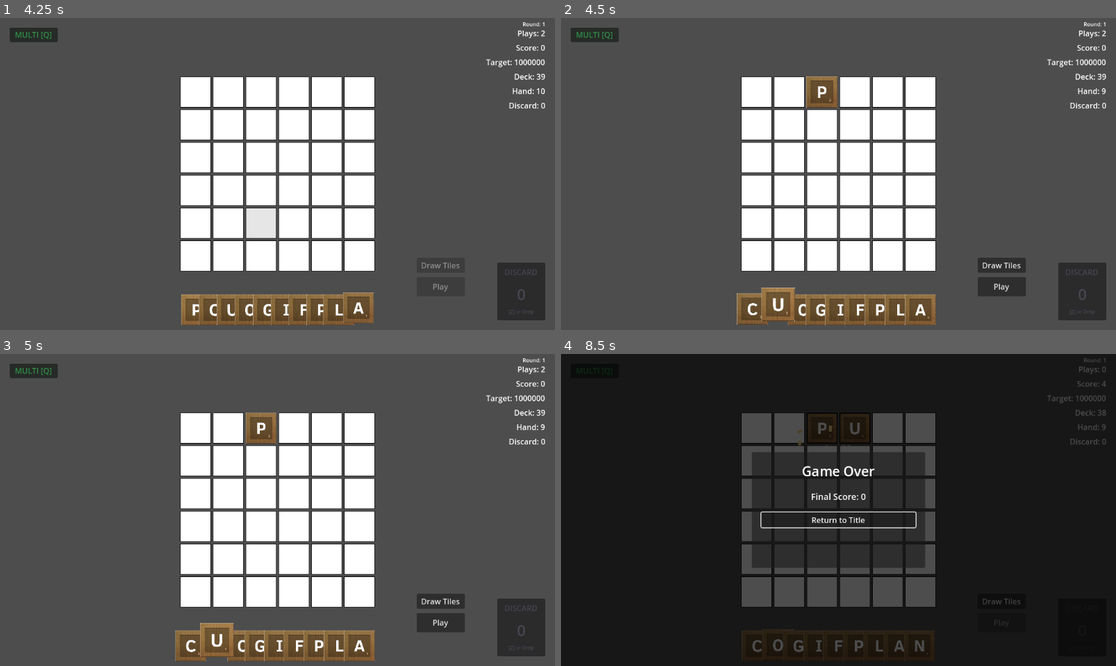
Above: before the commit, frames 1-4 (two rows, left to right).
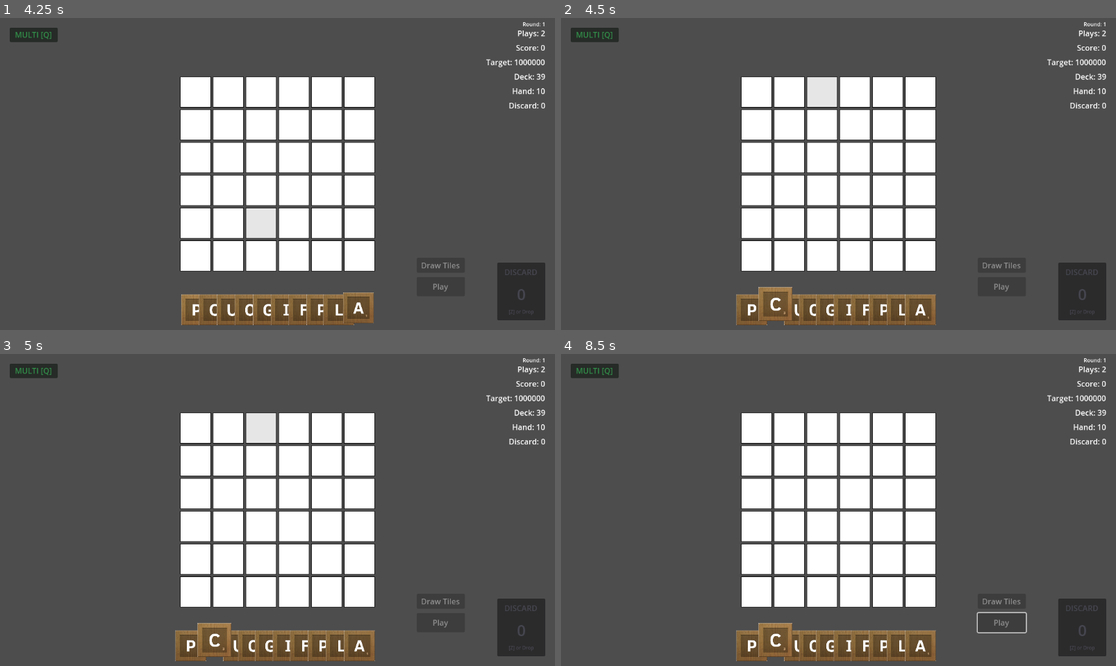
Above: after the commit, the same moments.

Repository: rcmilan/godot-scrabblerabble
Game: Godot game, scene res://scenes/title_screen/TitleScreen.tscn
The game is run twice, just before and just after one commit, with the same random seed, the same clock (stepped at 60 frames per second) and the same inputs.
Inputs (mouse positions are in pixels of both pictures, inside the frame that each line leads up to):
- Up to frame 1 (4.25 s): click "New Game" at 0.5 s; click "New Game" at 1.25 s; click "Start Run" at 2 s; tap Enter (ui_accept) at 2.75, 3.5 s; drag from (194, 92) to (333, 105) at 2.77 s; drag from (227, 92) to (249, 236) at 3.52 s
- Up to frame 2 (4.5 s): tap Space (confirm_action) at 4.25 s; move the mouse to (821, 92) at 4.27 s; hold D (navigate_right) from 4.28 s (still down); tap L (draw_tiles) at 4.35 s; click (821, 92) at 4.42 s
- Up to frame 3 (5 s): keep holding D (navigate_right)
- Up to frame 4 (8.5 s): release D (navigate_right) at 5 s; click (999, 622) at 5 s, where only the run before the commit has a clickable "Play"; click (999, 600) at 5.75 s, where only the run before the commit has a clickable "Draw Tiles"; tap Enter (ui_accept) at 6.5 s; drag from (821, 428) to (672, 463) at 6.52 s; tap Space (confirm_action) at 7.25 s; drag from (855, 428) to (866, 510) at 7.27 s; click (999, 622) at 8 s, where only the run before the commit has a clickable "Play"

Frame 1 is identical in both runs. In frame 2, 1.9% of the frame differs, in the area x 31-99%, y 18-99%; in frame 3, 1.8%; in frame 4, 99%, in the area x 0-100%, y 0-100%.
Error after the commit: Invalid call. Nonexistent function 'cleared_tile' in base 'Nil'. (res://scenes/ui/focus_cursor/focus_cursor.gd:90)

Commit message:
refactor: FocusCursor uses CursorState aggregate and CursorPosition signals
Co-Authored-By: Claude Sonnet 4.6 <noreply@anthropic.com>

Diff:
--- a/scenes/ui/focus_cursor/focus_cursor.gd
+++ b/scenes/ui/focus_cursor/focus_cursor.gd
@@ -9,28 +9,22 @@
 # SIGNALS
 # =============================================================================
 
-## position is int (hand index) for HAND zone, Vector2i (col, row) for BOARD zone.
-signal cursor_confirmed(zone: Zone, position: Variant)
-signal cursor_cancelled(zone: Zone, position: Variant)
-signal cursor_moved(zone: Zone, position: Variant)
-
-# =============================================================================
-# ENUMS
-# =============================================================================
-
-enum Zone { HAND, BOARD }
+signal cursor_confirmed(pos: CursorPosition)
+signal cursor_cancelled(pos: CursorPosition)
+signal cursor_moved(pos: CursorPosition)
+
+# =============================================================================
+# CONSTANTS
+# =============================================================================
+
+## Re-export so external code can still write FocusCursor.Zone if needed.
+const Zone := CursorPosition.Zone
 
 # =============================================================================
 # STATE
 # =============================================================================
 
-## Invariant: _hand_index in [0, hand.get_tile_count()-1] when HAND zone active.
-## Invariant: _board_coords within board bounds when BOARD zone active.
-## Invariant: _held_tile is null when no tile has been confirmed for placement.
-var _zone: Zone = Zone.HAND
-var _hand_index: int = 0
-var _board_coords: Vector2i = Vector2i(0, 0)
-var _held_tile: Tile = null
+var _state: CursorState = null  ## Initialised in activate().
 var _is_active: bool = false
 var _highlighted_hand_tile: Tile = null
 
@@ -66,8 +60,7 @@
 ## Postcondition: cursor becomes visible and processes input.
 func activate() -> void:
 	_is_active = true
-	_hand_index = 0
-	_zone = Zone.HAND
+	_state = CursorState.at_hand(0)
 	set_process_unhandled_input(true)
 	_update_hand_tile_highlight()
 
@@ -81,28 +74,28 @@
 	set_process_unhandled_input(false)
 
 
-## Postcondition: _held_tile set; cursor highlight removed, tile faded to 50% alpha.
+## Postcondition: held_tile set; cursor highlight removed, tile faded to 50% alpha.
 func set_held_tile(tile: Tile) -> void:
 	_clear_hand_tile_highlight()
-	_held_tile = tile
+	_state = _state.with_held_tile(tile)
 	if tile:
 		tile.self_modulate.a = 0.5
 	_update_ghost_display()
 
 
-## Postcondition: _held_tile cleared; tile alpha restored to 1.0.
+## Postcondition: held_tile cleared; tile alpha restored to 1.0.
 func clear_held_tile() -> void:
-	if _held_tile:
-		_held_tile.self_modulate.a = 1.0
-	_held_tile = null
-	_update_ghost_display()
-
-
-## Returns the BoardCell at _board_coords, or null if zone is HAND.
+	if _state and _state.held_tile:
+		_state.held_tile.self_modulate.a = 1.0
+	_state = _state.cleared_tile()
+	_update_ghost_display()
+
+
+## Returns the BoardCell at board_coords, or null if zone is HAND.
 func get_current_cell() -> BoardCell:
-	if _zone != Zone.BOARD or _board == null:
+	if _state == null or not _state.position.is_board() or _board == null:
 		return null
-	return _board.get_cell(_board_coords.y, _board_coords.x)
+	return _board.get_cell(_state.position.board_coords.y, _state.position.board_coords.x)
 
 # =============================================================================
 # VISUAL UPDATE
@@ -115,25 +108,28 @@
 
 
 func _update_cursor_rect() -> void:
-	if _zone == Zone.HAND:
+	if _state.position.is_hand():
 		_cursor_rect.hide()
 		_update_hand_tile_highlight()
 		return
 	# BOARD zone: use cursor rect, ensure hand tile is not highlighted
 	if _highlighted_hand_tile:
 		_clear_hand_tile_highlight()
-	var cell := _board.get_cell(_board_coords.y, _board_coords.x)
+	var cell := _board.get_cell(
+		_state.position.board_coords.y,
+		_state.position.board_coords.x
+	)
 	if cell == null:
 		_cursor_rect.hide()
 		return
 	_cursor_rect.show()
 	_cursor_rect.position = cell.get_global_rect().position - global_position
-	_cursor_rect.size = cell.get_global_rect().size
+	_cursor_rect.size     = cell.get_global_rect().size
 	_update_cursor_tint()
 
 
 func _update_hand_tile_highlight() -> void:
-	var new_tile: Tile = _hand.get_tile_at(_hand_index) if _hand != null else null
+	var new_tile: Tile = _hand.get_tile_at(_state.position.hand_index) if _hand != null else null
 	if new_tile == _highlighted_hand_tile:
 		return
 	if _highlighted_hand_tile and is_instance_valid(_highlighted_hand_tile):
@@ -153,8 +149,11 @@
 
 
 func _update_cursor_tint() -> void:
-	if _zone == Zone.BOARD and _held_tile != null:
-		var cell := _board.get_cell(_board_coords.y, _board_coords.x)
+	if _state.position.is_board() and _state.held_tile != null:
+		var cell := _board.get_cell(
+			_state.position.board_coords.y,
+			_state.position.board_coords.x
+		)
 		if cell and cell.is_occupied():
 			_cursor_rect.modulate = Color(1.0, 0.3, 0.3)
 			return
@@ -162,8 +161,8 @@
 
 
 func _update_ghost_display() -> void:
-	if _held_tile != null and _zone == Zone.BOARD:
-		_ghost_label.text = _held_tile.letter
+	if _state.held_tile != null and _state.position.is_board():
+		_ghost_label.text = _state.held_tile.letter
 		_ghost_label.show()
 	else:
 		_ghost_label.hide()
@@ -194,7 +193,7 @@
 		_cancel()
 		get_viewport().set_input_as_handled()
 	elif event.is_action_pressed(KeyAction.SWITCH_ZONE):
-		if _zone == Zone.HAND:
+		if _state.position.is_hand():
 			_switch_to_board_zone()
 		else:
 			_switch_to_hand_zone()
@@ -202,9 +201,10 @@
 
 
 func _navigate(direction: Vector2i) -> void:
-	match _zone:
-		Zone.HAND:  _navigate_hand(direction)
-		Zone.BOARD: _navigate_board(direction)
+	if _state.position.is_hand():
+		_navigate_hand(direction)
+	else:
+		_navigate_board(direction)
 
 
 func _navigate_hand(direction: Vector2i) -> void:
@@ -213,67 +213,61 @@
 		return
 	match direction:
 		Vector2i.LEFT:
-			_hand_index = (_hand_index - 1 + count) % count
-			cursor_moved.emit(Zone.HAND, _hand_index)
+			_state = _state.with_hand_index((_state.position.hand_index - 1 + count) % count)
+			cursor_moved.emit(_state.position)
 		Vector2i.RIGHT:
-			_hand_index = (_hand_index + 1) % count
-			cursor_moved.emit(Zone.HAND, _hand_index)
+			_state = _state.with_hand_index((_state.position.hand_index + 1) % count)
+			cursor_moved.emit(_state.position)
 		Vector2i.UP:
 			_switch_to_board_zone()
 		# DOWN in HAND zone: intentional no-op (hand is at the bottom of the layout)
 
 
 func _navigate_board(direction: Vector2i) -> void:
-	if direction == Vector2i.DOWN and _board_coords.y >= _board.rows - 1:
+	if direction == Vector2i.DOWN and _state.position.board_coords.y >= _board.rows - 1:
 		_switch_to_hand_zone()
 		return
-	_board_coords = Vector2i(
-		clampi(_board_coords.x + direction.x, 0, _board.columns - 1),
-		clampi(_board_coords.y + direction.y, 0, _board.rows - 1)
+	var coords := Vector2i(
+		clampi(_state.position.board_coords.x + direction.x, 0, _board.columns - 1),
+		clampi(_state.position.board_coords.y + direction.y, 0, _board.rows - 1)
 	)
-	cursor_moved.emit(Zone.BOARD, _board_coords)
+	_state = _state.with_board_coords(coords)
+	cursor_moved.emit(_state.position)
 	_update_ghost_display()
 
 
 func _switch_to_board_zone() -> void:
 	_clear_hand_tile_highlight()
-	_zone = Zone.BOARD
 	var count := _hand.get_tile_count()
-	var col := 0
+	var col   := 0
 	if count > 0:
 		col = clampi(
-			int(float(_hand_index) / float(count) * float(_board.columns)),
+			int(float(_state.position.hand_index) / float(count) * float(_board.columns)),
 			0, _board.columns - 1
 		)
-	_board_coords = Vector2i(col, _board.rows - 1)
-	cursor_moved.emit(Zone.BOARD, _board_coords)
+	_state = _state.with_board_coords(Vector2i(col, _board.rows - 1))
+	cursor_moved.emit(_state.position)
 	_update_ghost_display()
 
 
 func _switch_to_hand_zone() -> void:
-	_zone = Zone.HAND
 	var count := _hand.get_tile_count()
+	var index := 0
 	if count > 0:
-		_hand_index = clampi(
-			int(float(_board_coords.x) / float(_board.columns) * float(count)),
+		index = clampi(
+			int(float(_state.position.board_coords.x) / float(_board.columns) * float(count)),
 			0, count - 1
 		)
-	else:
-		_hand_index = 0
-	cursor_moved.emit(Zone.HAND, _hand_index)
+	_state = _state.with_hand_index(index)
+	cursor_moved.emit(_state.position)
 	_update_ghost_display()
 
 
 func _confirm() -> void:
-	match _zone:
-		Zone.HAND:  cursor_confirmed.emit(Zone.HAND, _hand_index)
-		Zone.BOARD: cursor_confirmed.emit(Zone.BOARD, _board_coords)
+	cursor_confirmed.emit(_state.position)
 
 
 func _cancel() -> void:
-	match _zone:
-		Zone.HAND:
-			cursor_cancelled.emit(Zone.HAND, _hand_index)
-		Zone.BOARD:
-			cursor_cancelled.emit(Zone.BOARD, _board_coords)
-			_switch_to_hand_zone()
+	cursor_cancelled.emit(_state.position)
+	if _state.position.is_board():
+		_switch_to_hand_zone()
